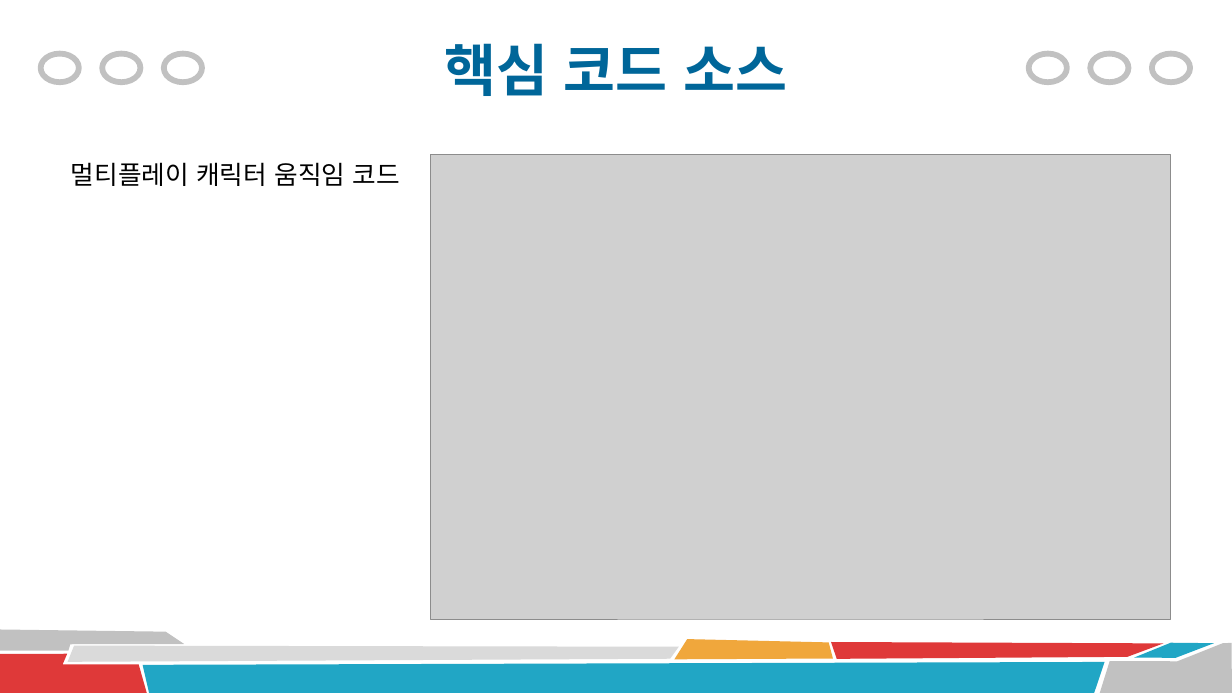
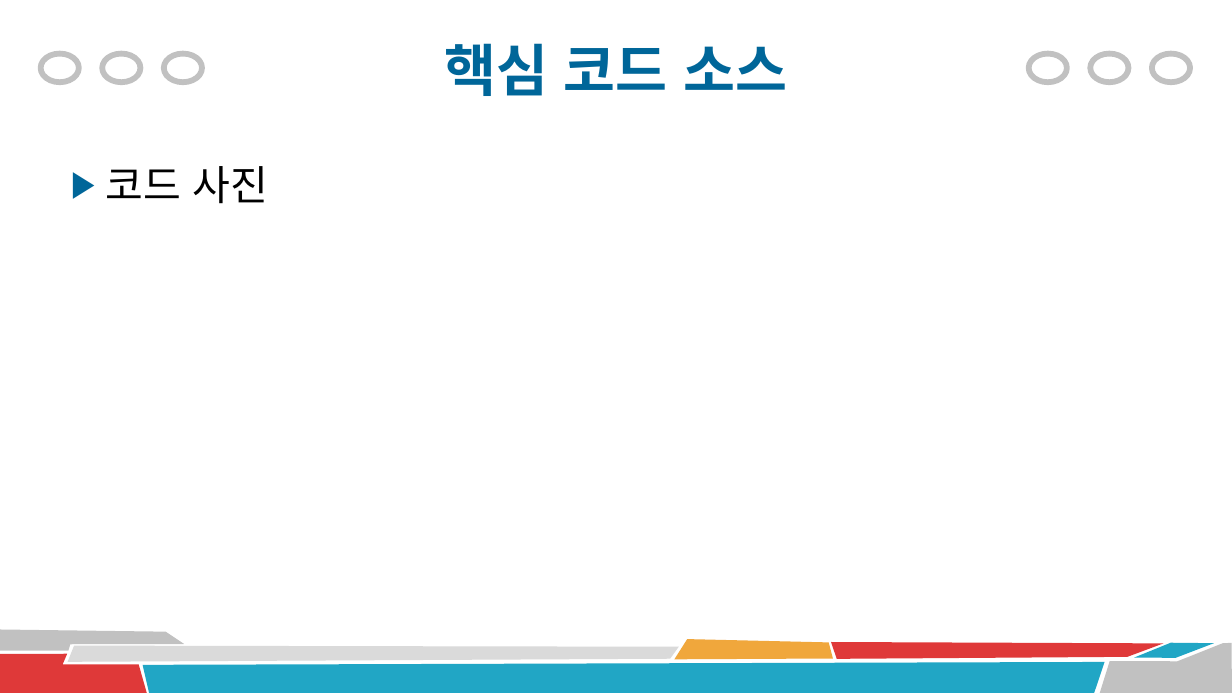
Before and after one commit to xogml01074/Final-Project, a slide deck: slide 8 of 최종 프로젝트(좀비 서바이벌).pptx. Drawn at 1232x693 pixels with LibreOffice and Linux fonts; fonts in the diff are those of the drawing; grey boxes stand for pictures. Boxes give left, top, right and bottom in pixels: in the first picture for what was removed or moved away, otherwise in the second. Text is boxed around its words. In the diff, an @@ line names an element or a change of style, - is before the commit and + after.

```diff
--- a/최종 프로젝트(좀비 서바이벌).pptx
+++ b/최종 프로젝트(좀비 서바이벌).pptx
@@ text at (105, 166, 269, 204): text changed; size 20 to 32 pt @@
-멀티플레이 캐릭터 움직임 코드
+▶ 코드 사진
@@ picture removed at (431, 154, 1171, 619) @@
```
Also in this commit, not shown: 5 other slides changed, 1 slide added, 2 slides removed, 36 other files.
